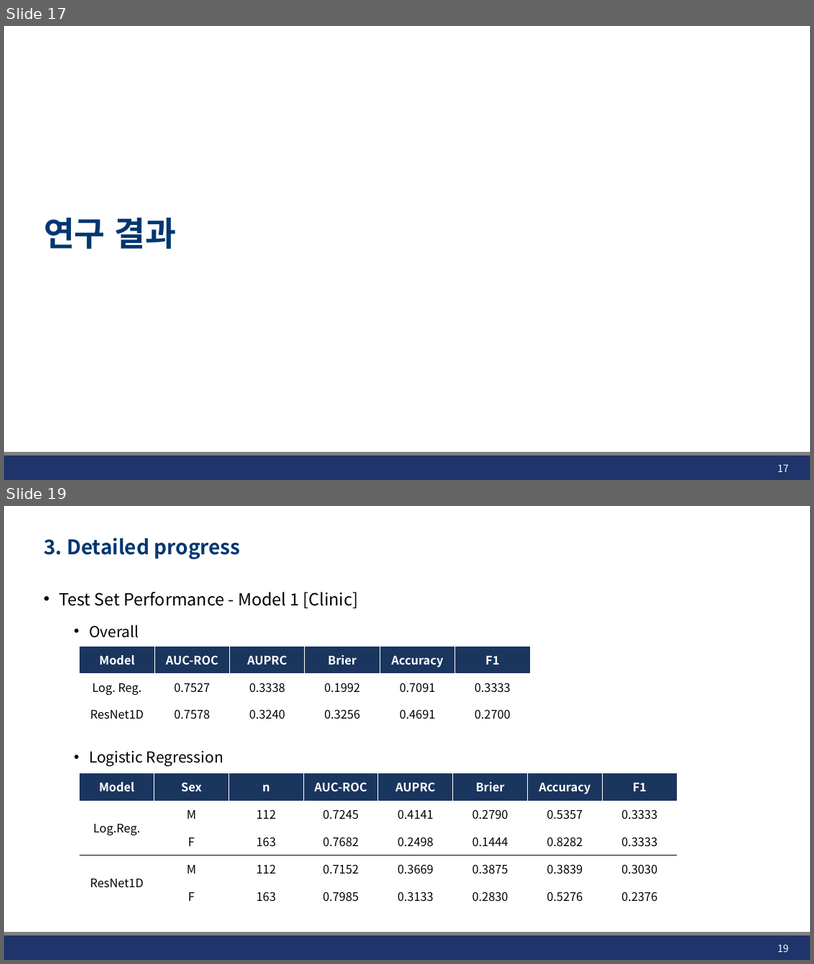
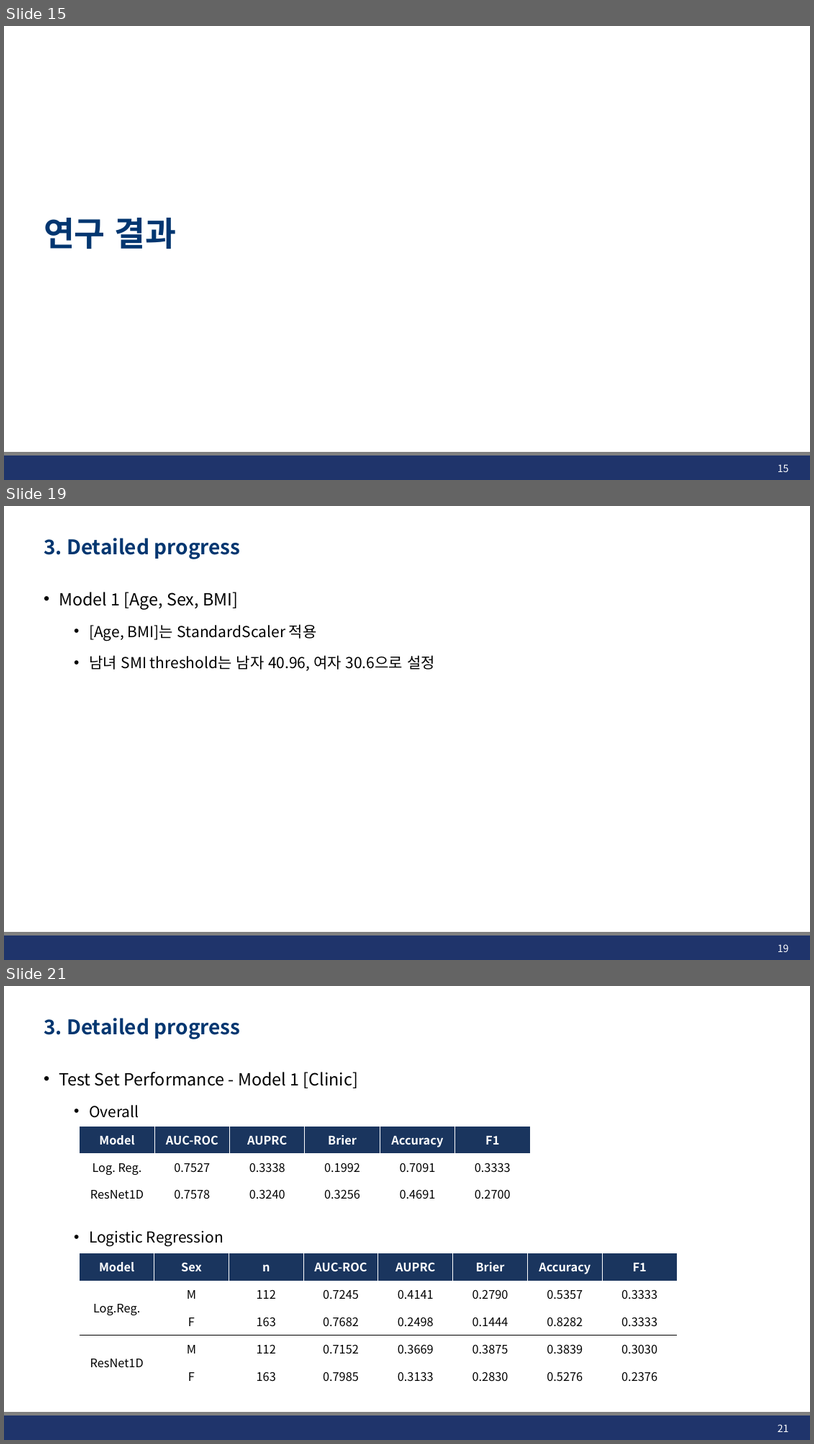
Before and after one commit to JHWannabe/2026-1_Study, a slide deck: 연구자료/260514_AEC_SMI_Analysis.pptx. Shown one above the other, each under a label of ours: slides 17 and 19 before the commit, slides 15, 19 and 21 after it; the slides between them are not shown. The pictures are 814x964 and 814x1444 pixels, drawn with LibreOffice and Linux fonts; fonts in the diff are those of the drawing; background and template pictures are left out. Boxes give left, top, right and bottom in pixels: in the first picture for what was removed or moved away, otherwise in the second. Text is boxed around its words. In the diff, an @@ line names an element or a change of style, - is before the commit and + after.

```diff
--- a/연구자료/260514_AEC_SMI_Analysis.pptx
+++ b/연구자료/260514_AEC_SMI_Analysis.pptx
@@ slide 19 added at (4, 506, 810, 960), background #FFFFFF; not listed: 2 template elements that a slide beside it also shows @@
@@ title added at (44, 538, 241, 559), 24 pt, text #023670, bold @@
+3. Detailed progress
@@ text added at (59, 592, 435, 671), 18 pt, text #000000 @@
+• Model 1 [Age, Sex, BMI]
+  • [Age, BMI]는 StandardScaler 적용
+  • 남녀 SMI threshold는 남자 40.96, 여자 30.6으로 설정
@@ page number added at (778, 944, 790, 952), 12 pt, text #FFFFFF @@
+19
@@ what was slide 17 is now slide 15 @@
@@ page number at (778, 464, 790, 472): text changed @@
-17
+15
@@ what was slide 19 is now slide 21 @@
@@ page number at (778, 1424, 790, 1432): text changed @@
-19
+21
```
Also in this commit, not shown: 3 slides changed, 3 other slides added, 2 slides removed, 1 other file.
